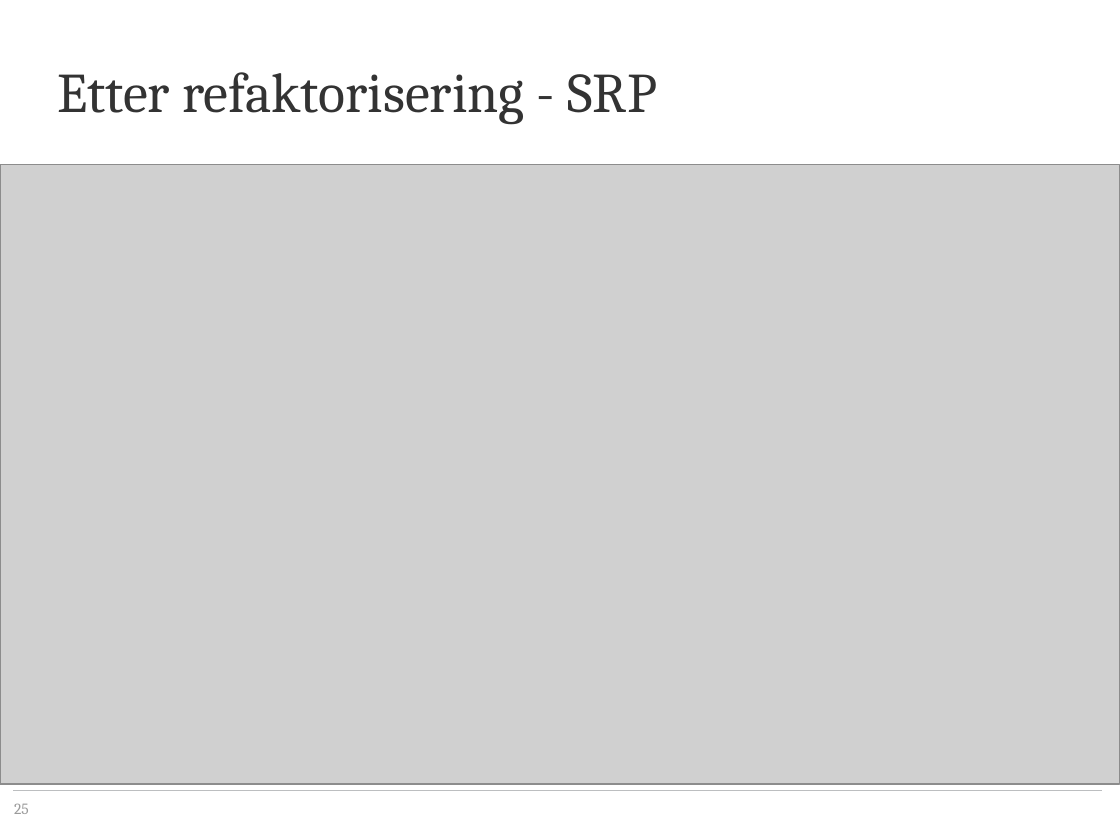
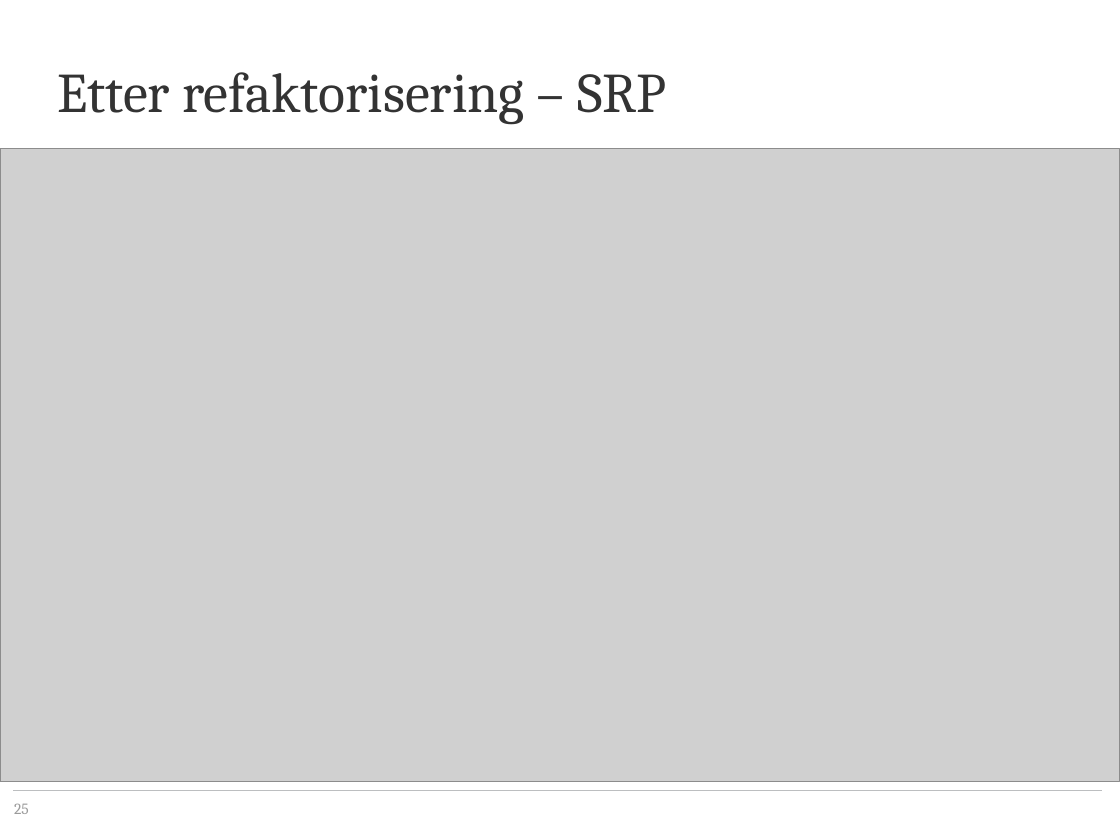
Before and after one commit to bouvet/solid-1, a slide deck: slide 25 of SOLID - SRP-DIP.pptx. Drawn at 1120x840 pixels with LibreOffice and Linux fonts; fonts in the diff are those of the drawing; grey boxes stand for pictures; background and template pictures are left out. Boxes give left, top, right and bottom in pixels: in the first picture for what was removed or moved away, otherwise in the second. Text is boxed around its words. In the diff, an @@ line names an element or a change of style, - is before the commit and + after.

```diff
--- a/SOLID - SRP-DIP.pptx
+++ b/SOLID - SRP-DIP.pptx
@@ title at [57,72,667,125]: text changed @@
-Etter refaktorisering - SRP
+Etter refaktorisering – SRP
@@ picture: place and size @@
-picture at [0,165,1120,784]
+picture at [0,149,1120,782]
```
Also in this commit, not shown: 10 other files.
